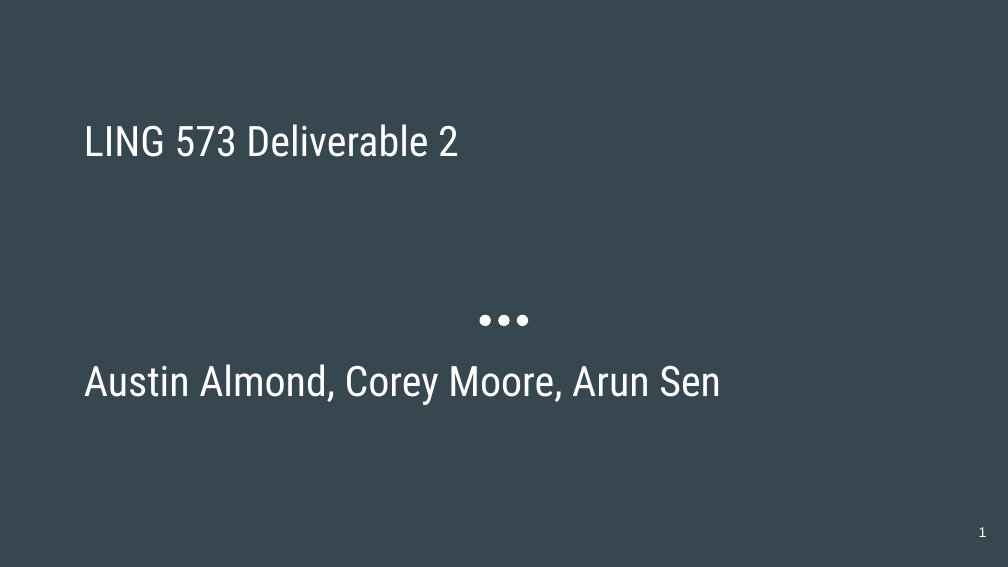
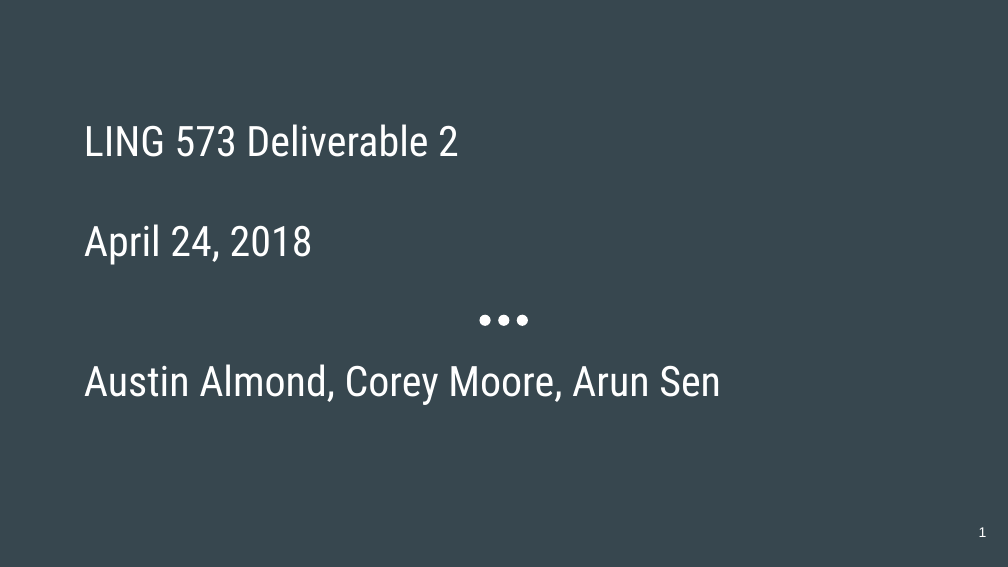
Before and after one commit to austin226/ling573, a slide deck: slide 1 of doc/D2_presentation.ppt. Drawn at 1008x567 pixels with LibreOffice and Linux fonts; fonts in the diff are those of the drawing. Boxes give left, top, right and bottom in pixels: in the first picture for what was removed or moved away, otherwise in the second. Text is boxed around its words. In the diff, an @@ line names an element or a change of style, - is before the commit and + after.

```diff
--- a/doc/D2_presentation.ppt
+++ b/doc/D2_presentation.ppt
@@ title at (x1=84, y1=124, x2=459, y2=265): text changed @@
-LING 573 Deliverable 2
+LING 573 Deliverable 2
+April 24, 2018
```
Also in this commit, not shown: 7 other slides changed, 3 slides added, 1 slide removed.
